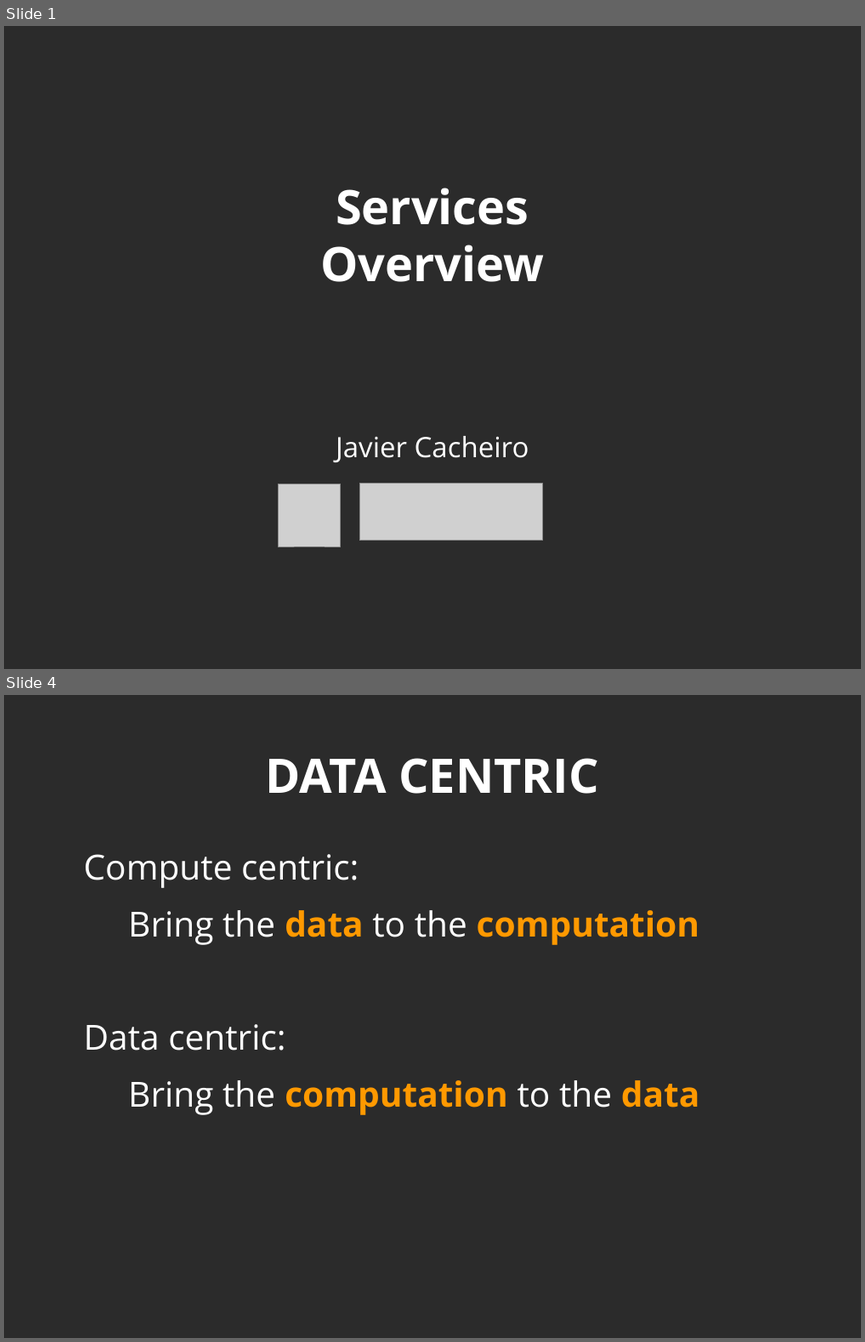
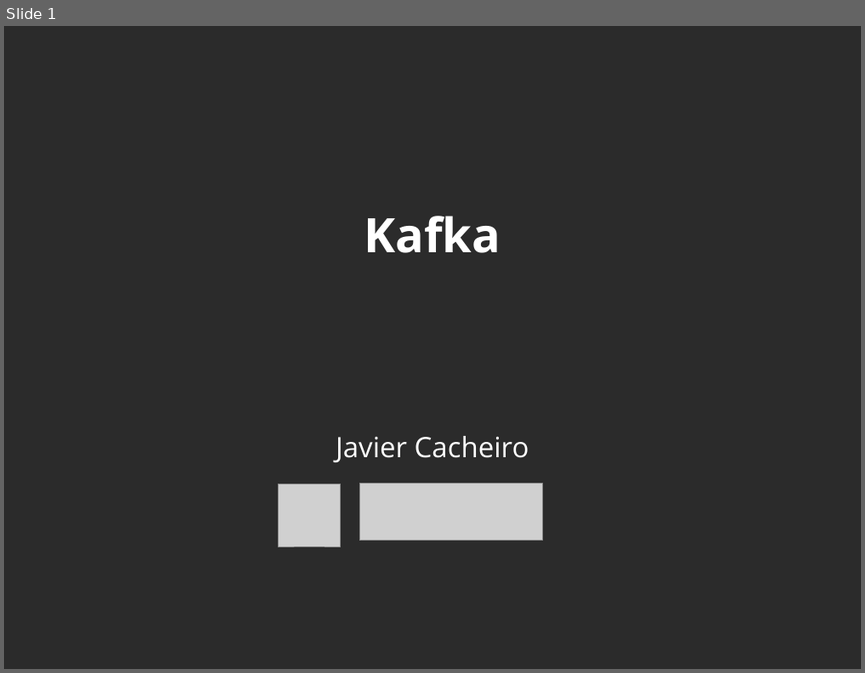
Before and after one commit to javicacheiro/pyspark_course, a slide deck: supplementary/kafka/unit_1_basic_concepts.odp. Shown one above the other, each under a label of ours: slides 1 and 4 before the commit, slide 1 after it; the slides between them are not shown. The pictures are 865x1342 and 865x673 pixels, drawn with LibreOffice and Linux fonts; fonts in the diff are those of the drawing; grey boxes stand for pictures; background and template pictures are left out; a plain dark background stands for a picture behind light text. Boxes give left, top, right and bottom in pixels: in the first picture for what was removed or moved away, otherwise in the second. Text is boxed around its words. In the diff, an @@ line names an element or a change of style, - is before the commit and + after.

Commit message:
kafka concepts

```diff
--- a/supplementary/kafka/unit_1_basic_concepts.odp
+++ b/supplementary/kafka/unit_1_basic_concepts.odp
@@ slide 4 removed at (x1=4, y1=695, x2=861, y2=1338), background picture (left out) @@
@@ title removed at (x1=266, y1=758, x2=599, y2=794) @@
-DATA CENTRIC
@@ text removed at (x1=84, y1=854, x2=699, y2=1115) @@
-Compute centric:
-Bring the data to the computation
-Data centric:
-Bring the computation to the data
@@ slide 1 changed as well @@
@@ title at (x1=364, y1=216, x2=500, y2=253): text changed @@
-Services
-Overview
+Kafka
```
Also in this commit, not shown: 51 slides added, 24 other slides removed, 1 other file.
